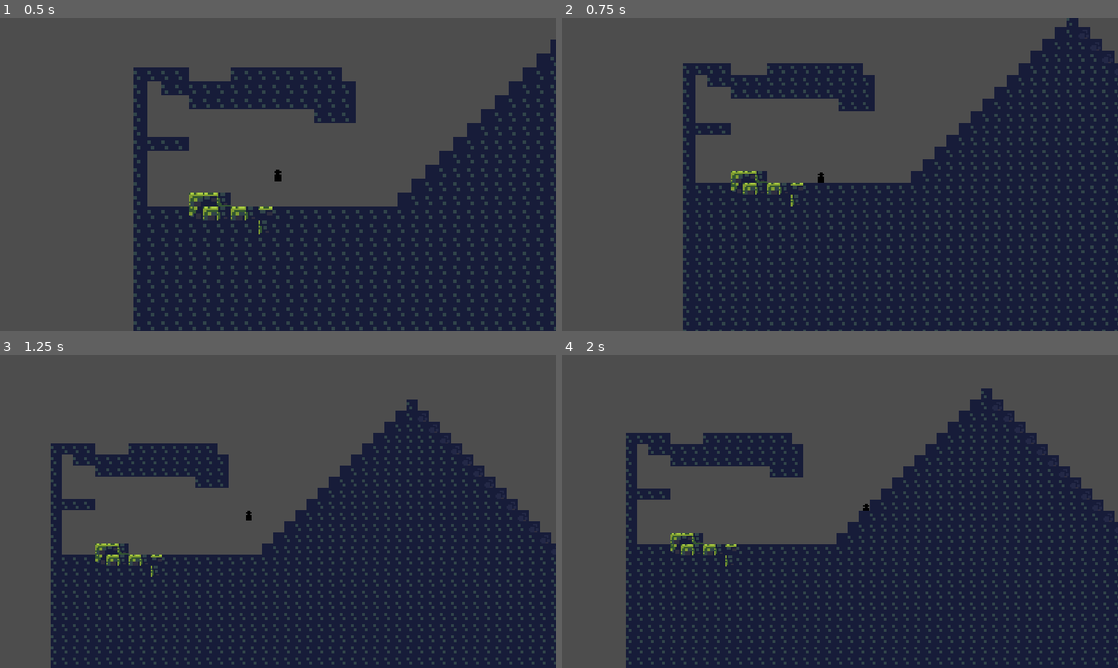
Above: before the commit, frames 1-4 (two rows, left to right).
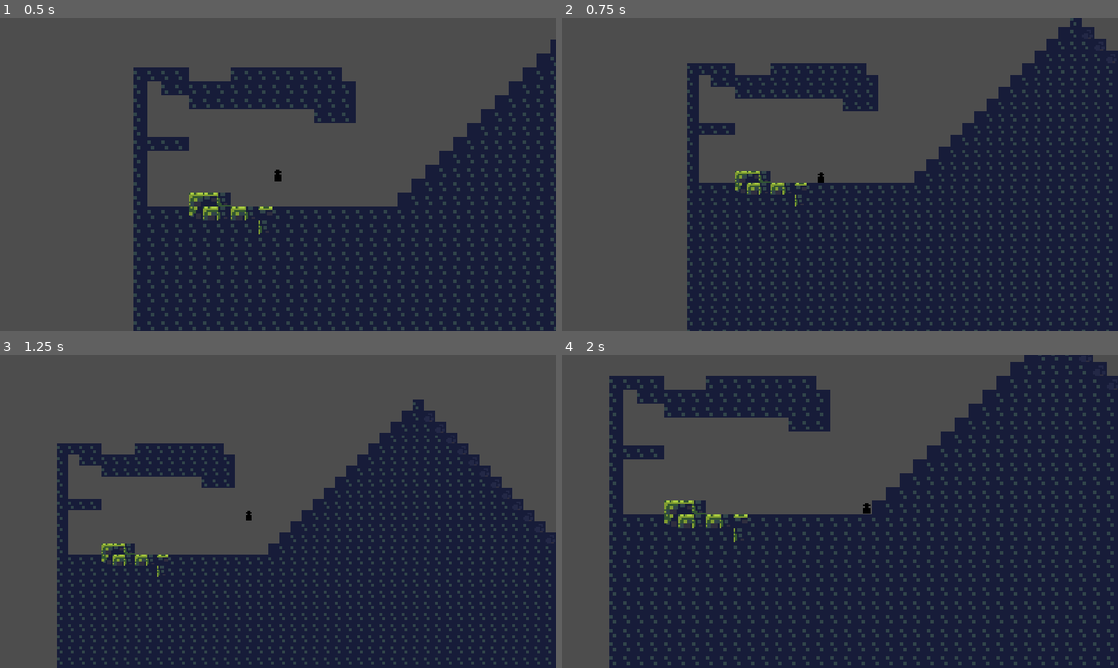
Above: after the commit, the same moments.

Repository: tetraminus/GrappleFormer
Game: Godot game, scene res://Rooms/Test/TestRoom1.tscn
The game is run twice, just before and just after one commit, with the same random seed, the same clock (stepped at 60 frames per second) and the same inputs.
Inputs (mouse positions are in pixels of both pictures, inside the frame that each line leads up to):
- Up to frame 1 (0.5 s): no input
- Up to frame 2 (0.75 s): move the mouse to (962, 158) at 0.52 s; hold D (move_right) from 0.53 s (still down); click (962, 158) at 0.6 s
- Up to frame 3 (1.25 s): keep holding D (move_right); tap Space (jump) at 0.77 s
- Up to frame 4 (2 s): move the mouse to (728, 527) at 1.27 s; release D (move_right) at 1.28 s; hold S (move_down) from 1.28 s (still down); click (728, 527) at 1.35 s; tap Space (jump) at 1.52 s

Frame 1 is identical in both runs. In frame 2, 15% of the frame differs, in the area x 21-100%, y 0-100%; in frame 3, 15%; in frame 4, 32%, in the area x 8-100%, y 0-100%.

Commit message:
grapple physics

Diff:
--- a/Rooms/Test/TestRoom1.tscn
+++ b/Rooms/Test/TestRoom1.tscn
@@ -635,7 +635,7 @@
 
 [sub_resource type="TileSet" id="TileSet_wuuuw"]
 tile_size = Vector2i(8, 8)
-physics_layer_0/collision_layer = 1
+physics_layer_0/collision_layer = 9
 sources/0 = SubResource("TileSetAtlasSource_k6eku")
 
 [sub_resource type="RectangleShape2D" id="RectangleShape2D_7errc"]
@@ -656,6 +656,7 @@
 [node name="StaticBody2D" type="StaticBody2D" parent="."]
 position = Vector2(17194, 11324)
 scale = Vector2(16, 16)
+collision_layer = 9
 
 [node name="CollisionShape2D" type="CollisionShape2D" parent="StaticBody2D"]
 position = Vector2(1229.62, 669.375)
--- a/grapple_holder.tscn
+++ b/grapple_holder.tscn
@@ -7,5 +7,6 @@
 
 [node name="RayCast2D" type="RayCast2D" parent="."]
 target_position = Vector2(10000, 2.08165e-12)
+collision_mask = 8
 
 [node name="Line2D" type="Line2D" parent="."]
--- a/player.gd
+++ b/player.gd
@@ -153,7 +153,8 @@
 
 		if state.linear_velocity.dot(grapplepoint - global_position) < 0 and global_position.distance_to(grapplepoint) >= grappledistance:
 			#cancel any velocity in the opposite direction of the grapple point
-			state.linear_velocity = state.linear_velocity.project((grapplepoint - global_position).rotated(PI/2))
+			var projectionvec = (state.linear_velocity.project((grapplepoint - global_position).rotated(PI/2)))
+			state.linear_velocity = projectionvec.normalized() * state.linear_velocity.length()
 
 		if global_position.distance_to(grapplepoint) < grappledistance * 0.9:
 			grappledistance -= 5
--- a/player.tscn
+++ b/player.tscn
@@ -29,3 +29,4 @@
 [node name="Camera2D" type="Camera2D" parent="."]
 
 [node name="GrappleHolder" parent="." instance=ExtResource("3_m87yc")]
+grappledistance = 10000
